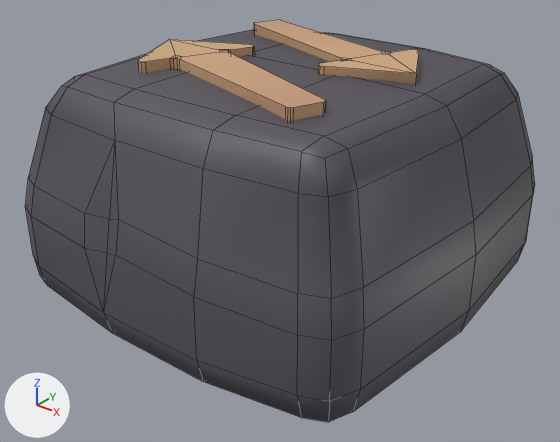
The FBX model Assets/Assets_3rd/Meshes/Block_Sort.fbx: old version first, new version second.
Camera for both pictures: a 50 mm lens placed at (1.133, 28.234, 0.638), pointed at (0.018, 29.629, -0.227). The lights are fixed; the arrows at lower left show +X, +Y and +Z. Mesh edges are drawn as thin lines. Where no turn or scale is listed for an object, it has been applied to the vertices.

The first picture shows 'block_stone1_3_half_plinth_LOD2Shape'.
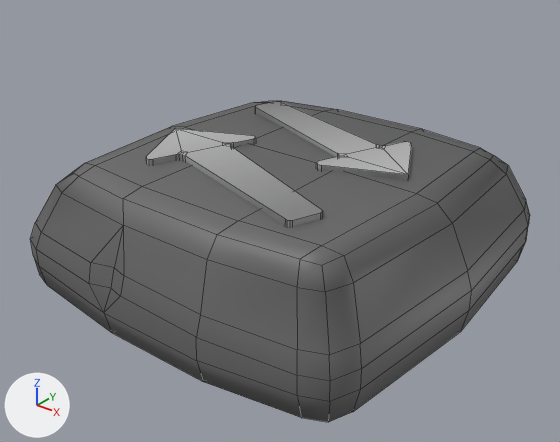
What the commit changed:
me_mesh is used by ob_block_stone1_3_half_plinth_lod2shape; location (0.0, 29.686, -0.096).
me_mesh had 268 vertices, 234 faces and spanned x -0.527..0.527, y -0.528..0.528, z -0.312..0.28.
me_mesh now has 268 vertices, 234 faces and spans x -0.527..0.527, y -0.528..0.528, z -0.312..0.038.
me_mesh part 1: the loose piece of 66 vertices spanning x -0.348..0.276, y -0.314..0.032, z 0.22..0.28 is scaled about its middle by (1, 1, 0.582), then moved by (0.0, 0.0, -0.23).
me_mesh part 2: the loose piece of 66 vertices spanning x -0.311..0.313, y -0.024..0.314, z 0.219..0.28 is scaled about its middle by (1, 1, 0.582), then moved by (0.0, 0.0, -0.23).
me_mesh part 3: 48 of the vertices in x -0.527..0.527, y 0.0..0.528, z -0.082..0.26 are scaled about their middle by (1, 1, 0.582), then moved by (0.0, 0.0, -0.162).
me_mesh part 4: 40 of the vertices in x -0.494..0.494, y -0.528..-0.329, z -0.085..0.254 are scaled about their middle by (1, 1, 0.582), then moved by (0.0, 0.0, -0.162).
me_mesh part 5: texture (UV) coordinates of 234 of 234 faces, centred in x -0.51..0.51, y -0.528..0.528, z -0.308..0.28, changed; they spanned u 0.63..1.0, v 0.42..0.75 and now span u 0.13..0.3, v 0.17..0.26.

Boxes (x1, y1, x2, y2) around the edits, measured in the pictures (560 x 442 px; the box of a moved part takes in the faces that stretch with it):
'block_stone1_3_half_plinth_LOD2Shape', reshaped, surface changed (20% shorter): before (25, 20, 535, 422); after (31, 101, 530, 422)
part 1 of me_mesh, moved or reshaped: before (138, 39, 326, 121); after (146, 128, 323, 227)
part 2 of me_mesh, moved or reshaped: before (254, 20, 419, 84); after (255, 102, 412, 180)
part 3 of me_mesh, moved or reshaped: before (200, 30, 535, 310); after (174, 101, 530, 310)
part 4 of me_mesh, moved or reshaped: before (25, 53, 476, 402); after (31, 126, 472, 402)
part 5 of me_mesh, surface changed: (33, 242, 526, 422) in both
